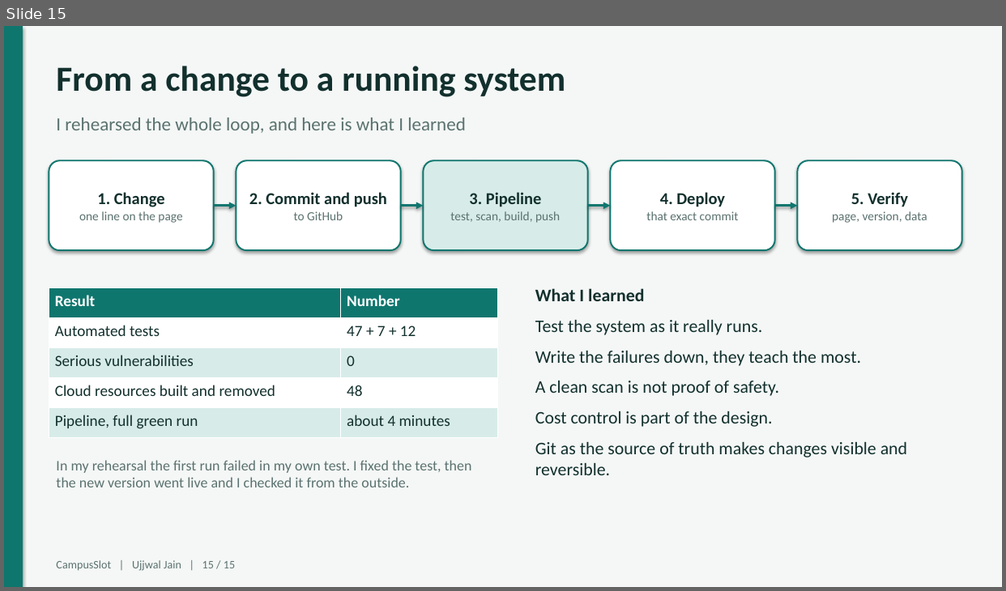
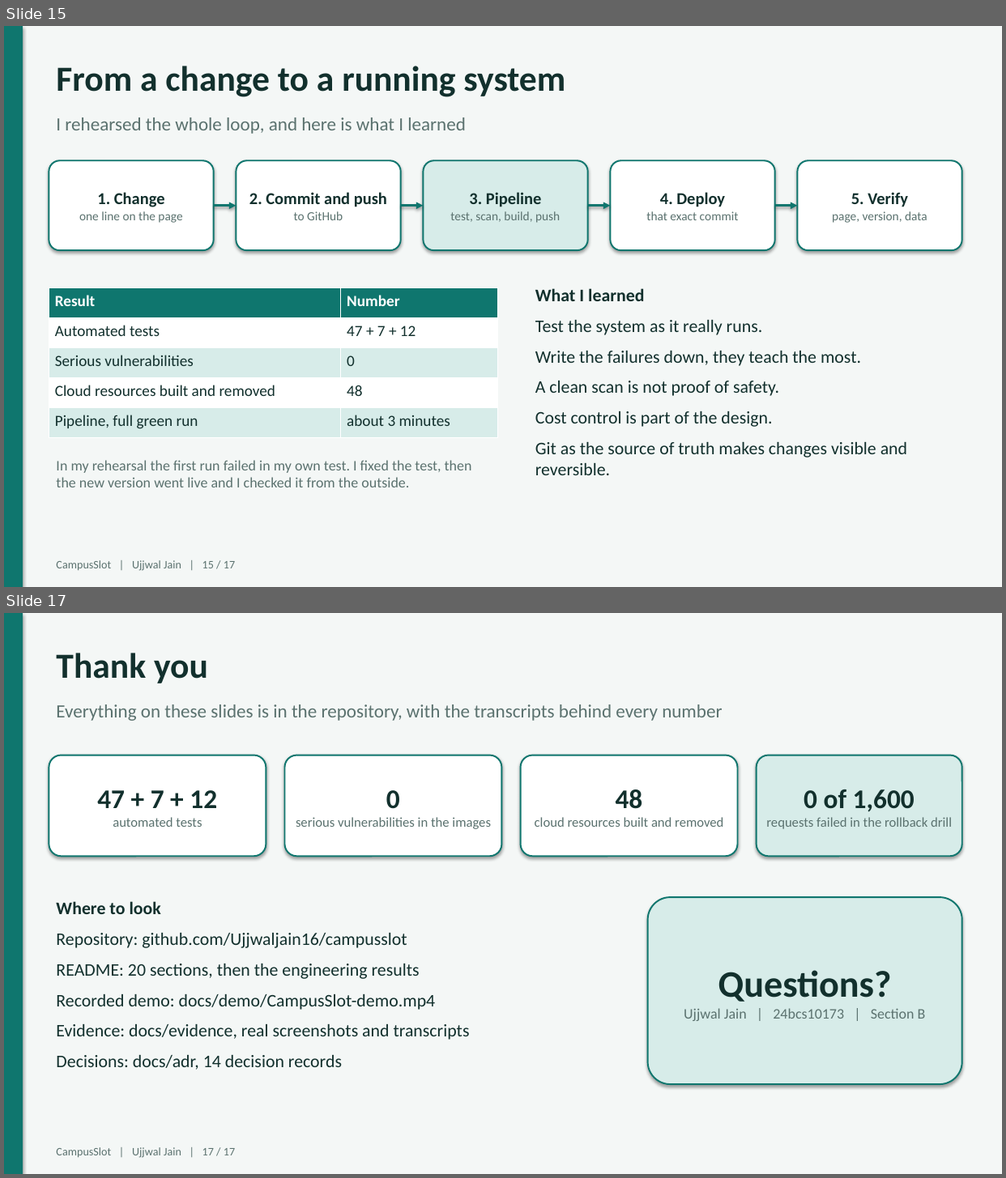
Before and after one commit to Ujjwaljain16/campusslot, a slide deck: CampusSlot-final-presentation.pptx. Shown one above the other, each under a label of ours: slide 15 before the commit, slides 15 and 17 after it; the slides between them are not shown. The pictures are 1006x591 and 1006x1178 pixels, drawn with LibreOffice and Linux fonts; fonts in the diff are those of the drawing. Boxes give left, top, right and bottom in pixels: in the first picture for what was removed or moved away, otherwise in the second. Text is boxed around its words. In the diff, an @@ line names an element or a change of style, - is before the commit and + after.

Commit message:
Presentation: add the demo slide and a closing slide, fix a number (#28)

```diff
--- a/CampusSlot-final-presentation.pptx
+++ b/CampusSlot-final-presentation.pptx
@@ slide 17 added at [4,613,1002,1174], background #F4F7F6 @@
@@ rectangle added at [4,613,23,1174], fill #0F766E @@
@@ text added at [56,653,208,683], 34 pt, text #12302D, bold @@
+Thank you
@@ text added at [56,705,722,721], 18 pt, text #5B726F @@
+Everything on these slides is in the repository, with the transcripts behind every number
@@ rounded rectangle added at [49,756,266,856], fill #FFFFFF, outline #0F766E 1.5 pt, 13 pt, text #5B726F @@
+47 + 7 + 12
+automated tests
@@ rounded rectangle added at [285,756,502,856], fill #FFFFFF, outline #0F766E 1.5 pt, 13 pt, text #5B726F @@
+0
+serious vulnerabilities in the images
@@ rounded rectangle added at [521,756,738,856], fill #FFFFFF, outline #0F766E 1.5 pt, 13 pt, text #5B726F @@
+48
+cloud resources built and removed
@@ rounded rectangle added at [756,756,962,856], fill #D7ECE9, outline #0F766E 1.5 pt, 13 pt, text #5B726F @@
+0 of 1,600
+requests failed in the rollback drill
@@ text added at [56,901,470,1070], 17 pt, text #12302D @@
+Where to look
+Repository: github.com/Ujjwaljain16/campusslot
+README: 20 sections, then the engineering results
+Recorded demo: docs/demo/CampusSlot-demo.mp4
+Evidence: docs/evidence, real screenshots and transcripts
+Decisions: docs/adr, 14 decision records
@@ rounded rectangle added at [648,897,962,1084], fill #D7ECE9, outline #0F766E 1.5 pt, 14 pt, text #5B726F @@
+Questions?
+Ujjwal Jain | 24bcs10173 | Section B
@@ text added at [56,1148,235,1158], 11 pt, text #5B726F @@
+CampusSlot | Ujjwal Jain | 17 / 17
@@ slide 15 changed as well @@
@@ table at [49,288,498,437] @@
-row 5, column 2: about 4 minutes
+row 5, column 2: about 3 minutes
@@ text at [56,561,235,571]: text changed @@
-CampusSlot | Ujjwal Jain | 15 / 15
+CampusSlot | Ujjwal Jain | 15 / 17
```
Also in this commit, not shown: 14 other slides changed, 1 other slide added, 3 other files.
